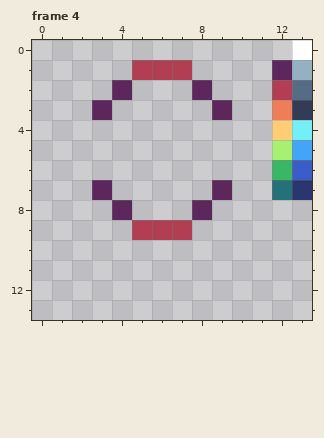
Pixel-art file -- 3 - TCC/bunny/enemies/eye/enemy.ase. This is how it looked before the edit.
14x14 pixels, 4 frames. Shown: frame 4. The commit also changed other frames, which this record leaves out.
Now the later version:
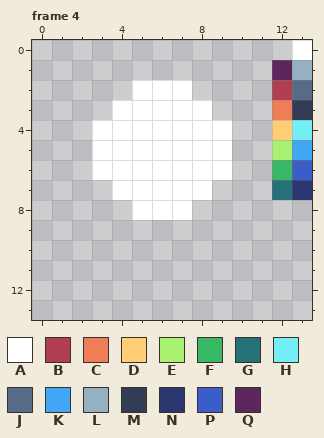
Palette (. is transparent): A #ffffff  B #b13e53  C #ef7d57  D #ffcd75  E #a7f070  F #38b764  G #257179  H #73eff7  J #566c86  K #41a6f6  L #94b0c2  M #333c57  N #29366f  P #3b5dc9  Q #5d275d
The exact change:
layer "eye ball/Layer 1" now shown
layer "eye ball/skin open" now hidden
Frame 4:
y 1: x 5..7 BBB -> ...
y 2: x 4..8 Q...Q -> .AAA.
y 3: x 3..9 Q.....Q -> .AAAAA.
y 4..6: x 3..9 ....... -> AAAAAAA
y 7: x 3..9 Q.....Q -> .AAAAA.
y 8: x 4..8 Q...Q -> .AAA.
y 9: x 5..7 BBB -> ...
Where, in picture pixels (left, top, right, bottom), the same in both pictures:
changed: (92, 60, 232, 240)
